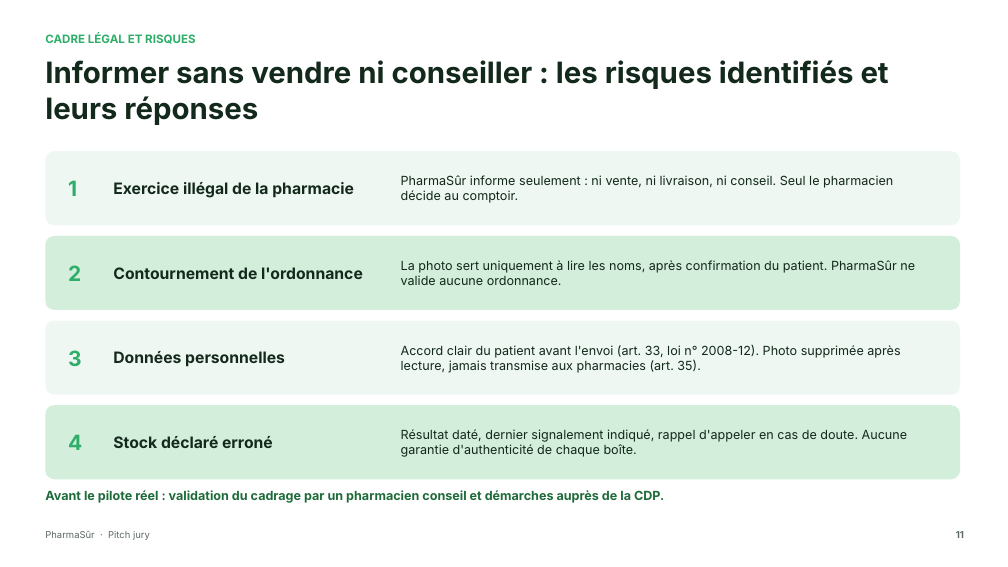
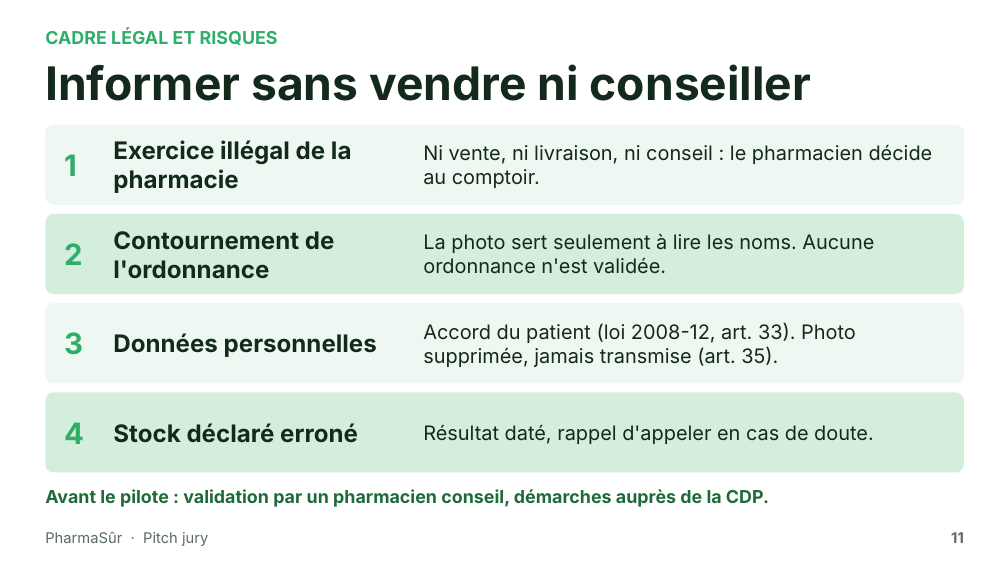
Before and after one commit to DianaFerradini/PharmaSur, a slide deck: slide 11 of pitch.pptx. Drawn at 1008x567 pixels with LibreOffice and Linux fonts; fonts in the diff are those of the drawing. Boxes give left, top, right and bottom in pixels: in the first picture for what was removed or moved away, otherwise in the second. Text is boxed around its words. In the diff, an @@ line names an element or a change of style, - is before the commit and + after.

```diff
--- a/pitch.pptx
+++ b/pitch.pptx
@@ text "CADRE LÉGAL ET RISQUES" at (45,29,278,45): size 11 to 17 pt @@
@@ text at (45,64,811,101): text changed; size 28 to 44 pt @@
-Informer sans vendre ni conseiller : les risques identifiés et leurs réponses
+Informer sans vendre ni conseiller
@@ proportions changed in 4 elements at (45,392,964,473), (45,303,964,383), (45,214,964,294), (45,125,964,205) @@
@@ rounded rectangle: place and size @@
-rounded rectangle at (45,151,960,225)
+rounded rectangle at (45,125,964,205)
@@ size 20 to 28 pt in 4 elements at (64,422,84,444), (64,332,83,355), (64,243,82,265), (64,154,77,176) @@
@@ text "1": place and size @@
-text "1" at (68,180,77,196)
+text "1" at (64,154,77,176)
@@ size 15 to 23 pt in 4 elements at (113,423,358,443), (113,333,377,357), (113,231,335,279), (113,140,352,193) @@
@@ text "Exercice illégal de la pharmacie": place and size @@
-text "Exercice illégal de la pharmacie" at (113,182,354,198)
+text "Exercice illégal de la pharmacie" at (113,140,352,193)
@@ text at (423,145,933,188): text changed; size 12 to 19 pt @@
-PharmaSûr informe seulement : ni vente, ni livraison, ni conseil. Seul le pharmacien décide au comptoir.
+Ni vente, ni livraison, ni conseil : le pharmacien décide au comptoir.
@@ rounded rectangle: place and size @@
-rounded rectangle at (45,236,960,310)
+rounded rectangle at (45,214,964,294)
@@ text "2": place and size @@
-text "2" at (68,265,81,281)
+text "2" at (64,243,82,265)
@@ text "Contournement de l'ordonnance": place and size @@
-text "Contournement de l'ordonnance" at (113,267,363,279)
+text "Contournement de l'ordonnance" at (113,231,335,279)
@@ text at (423,234,874,274): text changed; size 12 to 19 pt @@
-La photo sert uniquement à lire les noms, après confirmation du patient. PharmaSûr ne valide aucune ordonnance.
+La photo sert seulement à lire les noms. Aucune ordonnance n'est validée.
@@ rounded rectangle: place and size @@
-rounded rectangle at (45,321,960,395)
+rounded rectangle at (45,303,964,383)
@@ text "3": place and size @@
-text "3" at (68,350,82,366)
+text "3" at (64,332,83,355)
@@ text "Données personnelles": place and size @@
-text "Données personnelles" at (113,351,285,367)
+text "Données personnelles" at (113,333,377,357)
@@ text at (423,322,856,367): text changed; size 12 to 19 pt @@
-Accord clair du patient avant l'envoi (art. 33, loi n° 2008-12). Photo supprimée après lecture, jamais transmise aux pharmacies (art. 35).
+Accord du patient (loi 2008-12, art. 33). Photo supprimée, jamais transmise (art. 35).
@@ rounded rectangle: place and size @@
-rounded rectangle at (45,405,960,479)
+rounded rectangle at (45,392,964,473)
@@ text "4": place and size @@
-text "4" at (68,434,82,450)
+text "4" at (64,422,84,444)
@@ text "Stock déclaré erroné": place and size @@
-text "Stock déclaré erroné" at (113,436,273,448)
+text "Stock déclaré erroné" at (113,423,358,443)
@@ text at (423,425,874,444): text changed; size 12 to 19 pt @@
-Résultat daté, dernier signalement indiqué, rappel d'appeler en cas de doute. Aucune garantie d'authenticité de chaque boîte.
+Résultat daté, rappel d'appeler en cas de doute.
@@ text at (45,489,769,507): text changed; size 12 to 17 pt @@
-Avant le pilote réel : validation du cadrage par un pharmacien conseil et démarches auprès de la CDP.
+Avant le pilote : validation par un pharmacien conseil, démarches auprès de la CDP.
@@ text "PharmaSûr · Pitch jury" at (45,532,208,546): size 9 to 14 pt @@
@@ text "11" at (951,532,964,543): size 9 to 14 pt @@
```
Also in this commit, not shown: 13 other slides changed, 1 other file.
